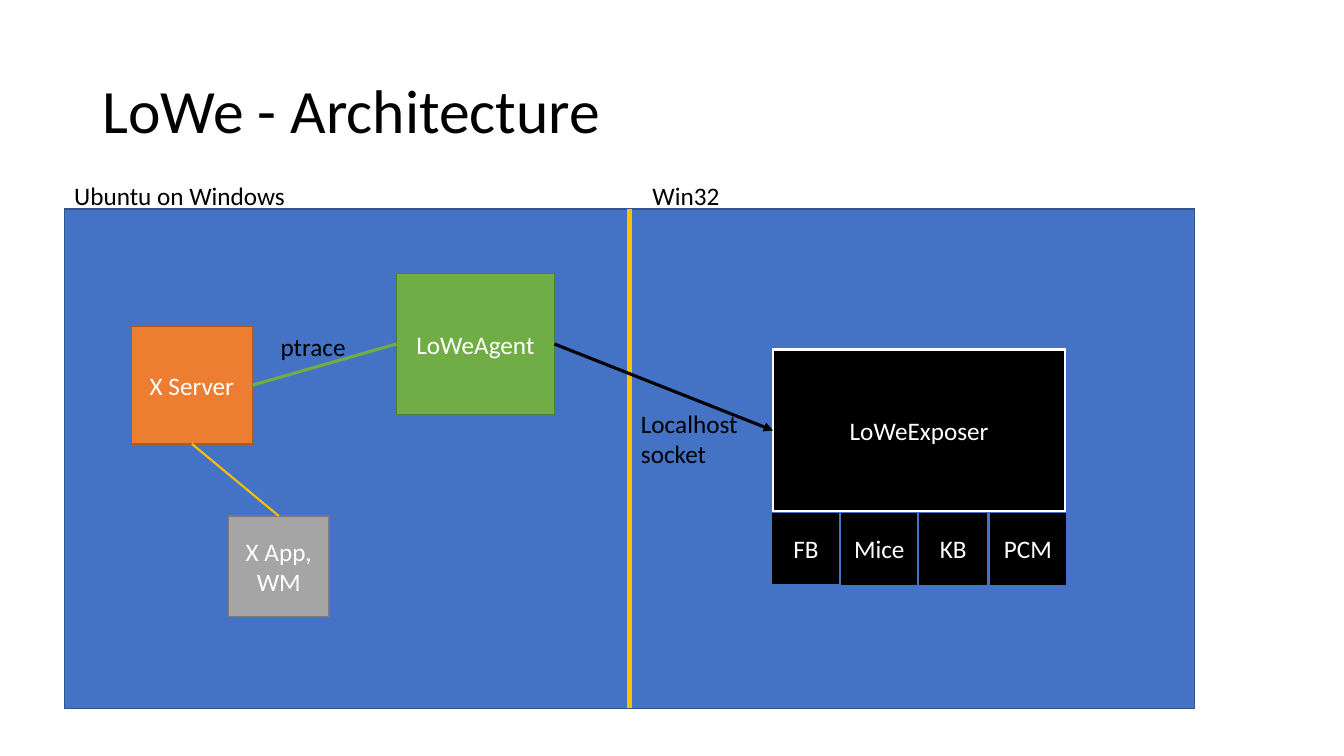
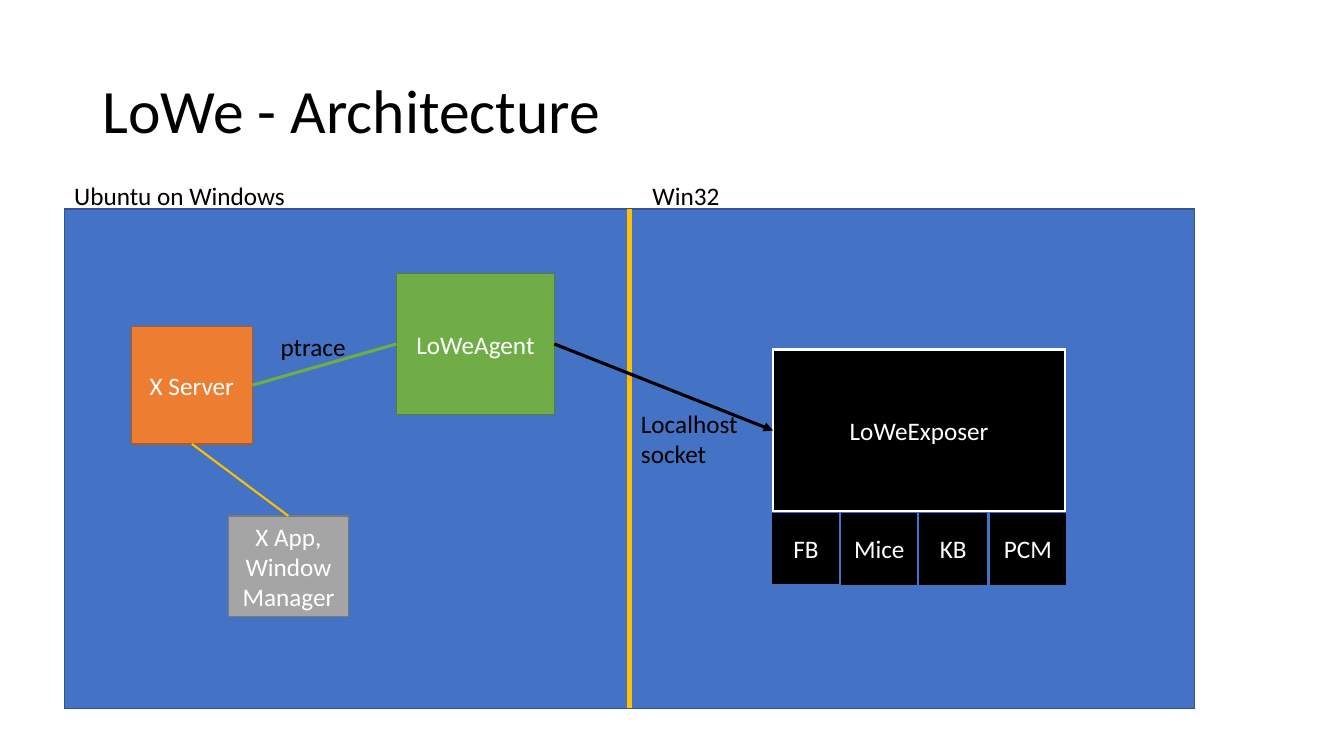
Before and after one commit to kpocza/LoWe, a slide deck: slide 17 of talks/entdev170222/EntDev170222_MSLovesLinux.pptx. Drawn at 1344x756 pixels with LibreOffice and Linux fonts; fonts in the diff are those of the drawing. Boxes give left, top, right and bottom in pixels: in the first picture for what was removed or moved away, otherwise in the second. Text is boxed around its words. In the diff, an @@ line names an element or a change of style, - is before the commit and + after.

Commit message:
Text paste support, updates to pptx

```diff
--- a/talks/entdev170222/EntDev170222_MSLovesLinux.pptx
+++ b/talks/entdev170222/EntDev170222_MSLovesLinux.pptx
@@ line moved from (279, 516) - (192, 444) to (288, 516) - (192, 444) @@
@@ rectangle "X App, Window Manager": place and size @@
-rectangle "X App, Window Manager" at box(229, 516, 330, 617)
+rectangle "X App, Window Manager" at box(229, 516, 349, 617)
@@ text in rectangle at box(243, 530, 335, 610): text changed @@
-X App, WM
+X App, Window Manager
```
Also in this commit, not shown: 9 other slides changed, 5 other files.
